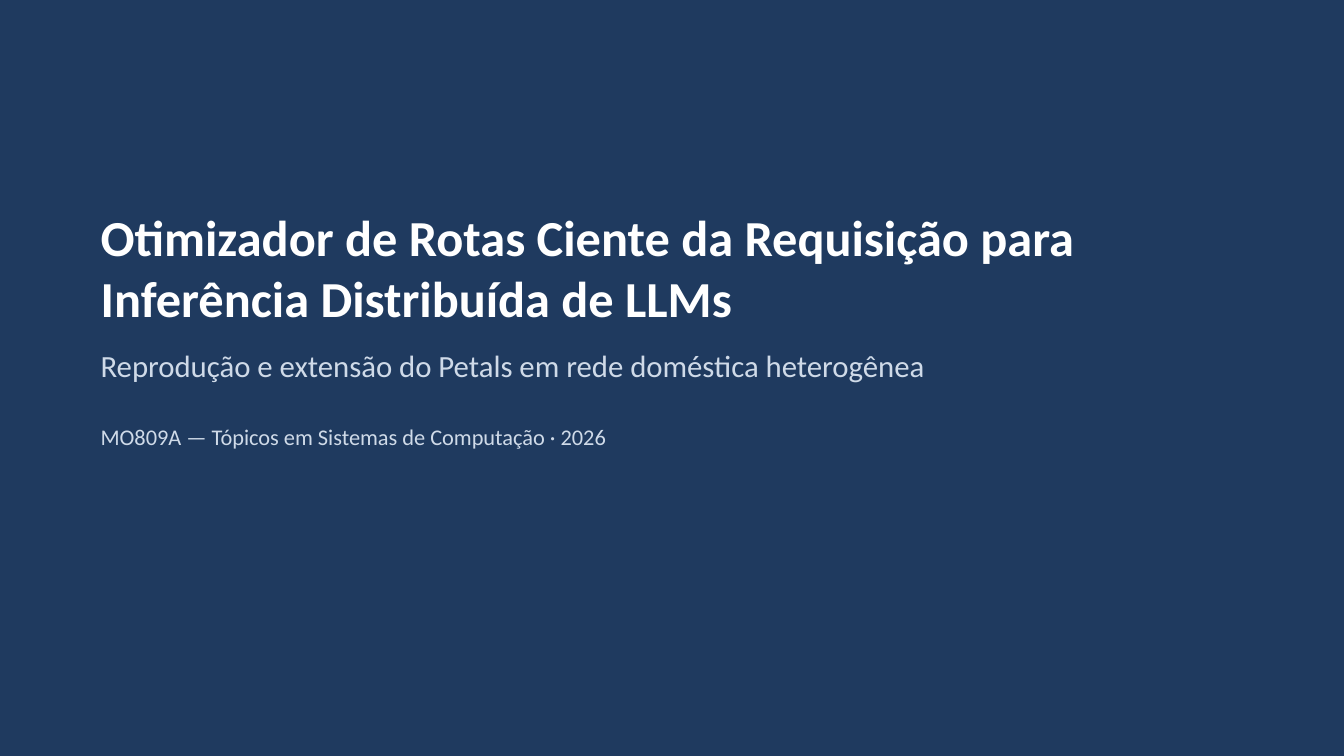
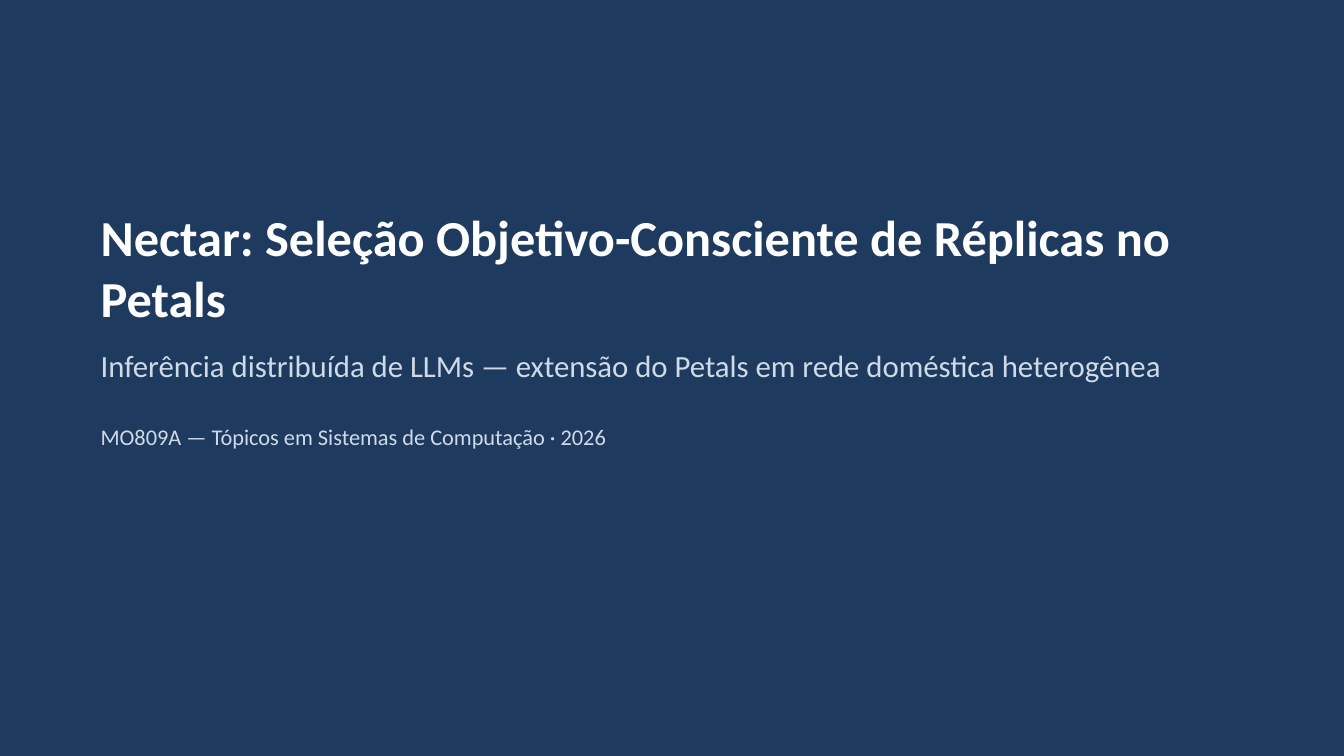
Before and after one commit to luisangelico/MO809-2016-petals-optimized, a slide deck: slide 1 of apresentacao/apresentacao_final.pptx. Drawn at 1344x756 pixels with LibreOffice and Linux fonts; fonts in the diff are those of the drawing. Boxes give left, top, right and bottom in pixels: in the first picture for what was removed or moved away, otherwise in the second. Text is boxed around its words. In the diff, an @@ line names an element or a change of style, - is before the commit and + after.

```diff
--- a/apresentacao/apresentacao_final.pptx
+++ b/apresentacao/apresentacao_final.pptx
@@ text at [101,220,1170,383]: text changed; size 36 to 22 pt; text colour #FFFFFF to #CFDAE8; bold off @@
-Otimizador de Rotas Ciente da Requisição para Inferência Distribuída de LLMs
-Reprodução e extensão do Petals em rede doméstica heterogênea
+Nectar: Seleção Objetivo-Consciente de Réplicas no Petals
+Inferência distribuída de LLMs — extensão do Petals em rede doméstica heterogênea
```
Also in this commit, not shown: 6 other slides changed, 38 other files.
